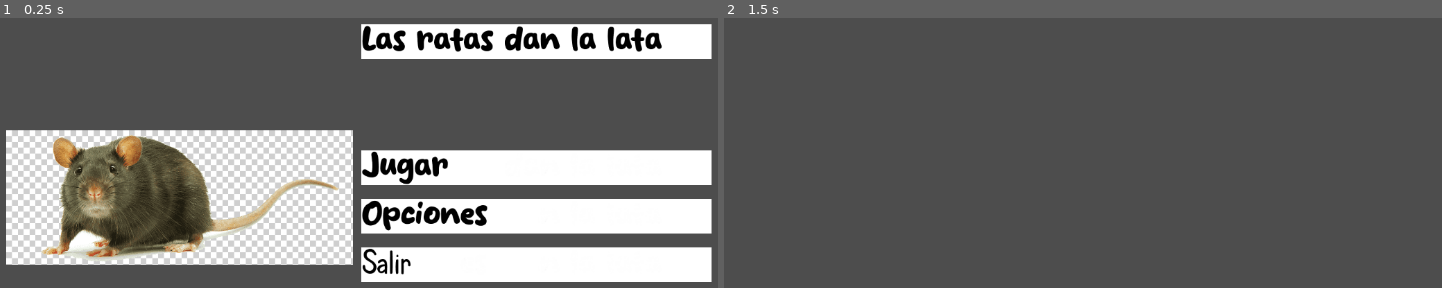
Above: before the commit, frames 1-2 (left to right).
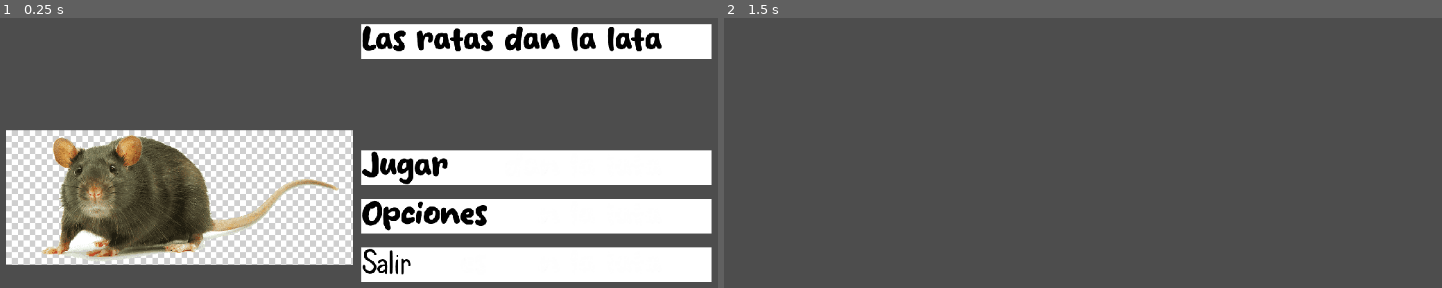
Above: after the commit, the same moments.

Repository: mamRobles/Las_ratas_dan_la_lata
Game: Godot game, scene res://MDI.tscn
Two runs of this game, one before a commit and one after it. Both use one fixed random seed, a clock stepped at 60 frames per second and the inputs below.
Inputs (mouse positions are in pixels of both pictures, inside the frame that each line leads up to):
- Up to frame 1 (0.25 s): no input
- Up to frame 2 (1.5 s): click (1262, 166) at 0.5 s; tap Enter (ui_accept) at 1.25, 1.35 s; hold Right (UI_derecha, bound only after the commit) from 1.28 s (still down)

The runs differ from the first frame. In frame 1, 0.6% of the frame differs, in the area x 6-93%, y 2-95%; in frame 2, nothing differs.

Commit message:
Nodo jugador, con colisión, movimiento derecha/izquierda, salto (sin implementar la tecla de saltar), sprites animados de derecha, izquierda y parado. No tiene escondido/no escondido

Diff:
--- /dev/null
+++ b/MINI1_jugador.tscn
@@ -0,0 +1,104 @@
+[gd_scene load_steps=13 format=3 uid="uid://dm2tmk4shr1vx"]
+
+[ext_resource type="Texture2D" uid="uid://pi82mnverln7" path="res://Sprites/rat.png" id="1_nr0b5"]
+[ext_resource type="Script" uid="uid://cgkqfc4db1sn3" path="res://mini1_jugador.gd" id="1_p5gs6"]
+
+[sub_resource type="AtlasTexture" id="AtlasTexture_p5gs6"]
+atlas = ExtResource("1_nr0b5")
+region = Rect2(32, 32, 32, 32)
+
+[sub_resource type="AtlasTexture" id="AtlasTexture_kwwly"]
+atlas = ExtResource("1_nr0b5")
+region = Rect2(64, 32, 32, 32)
+
+[sub_resource type="AtlasTexture" id="AtlasTexture_0y2tf"]
+atlas = ExtResource("1_nr0b5")
+region = Rect2(0, 32, 32, 32)
+
+[sub_resource type="AtlasTexture" id="AtlasTexture_txs17"]
+atlas = ExtResource("1_nr0b5")
+region = Rect2(32, 96, 32, 32)
+
+[sub_resource type="AtlasTexture" id="AtlasTexture_m0l4f"]
+atlas = ExtResource("1_nr0b5")
+region = Rect2(0, 96, 32, 32)
+
+[sub_resource type="AtlasTexture" id="AtlasTexture_dfjcb"]
+atlas = ExtResource("1_nr0b5")
+region = Rect2(64, 96, 32, 32)
+
+[sub_resource type="AtlasTexture" id="AtlasTexture_f45f5"]
+atlas = ExtResource("1_nr0b5")
+region = Rect2(32, 32, 32, 32)
+
+[sub_resource type="AtlasTexture" id="AtlasTexture_mugjy"]
+atlas = ExtResource("1_nr0b5")
+region = Rect2(32, 96, 32, 32)
+
+[sub_resource type="SpriteFrames" id="SpriteFrames_f45f5"]
+animations = [{
+"frames": [{
+"duration": 1.0,
+"texture": SubResource("AtlasTexture_p5gs6")
+}, {
+"duration": 1.0,
+"texture": SubResource("AtlasTexture_kwwly")
+}, {
+"duration": 1.0,
+"texture": SubResource("AtlasTexture_p5gs6")
+}, {
+"duration": 1.0,
+"texture": SubResource("AtlasTexture_0y2tf")
+}],
+"loop": true,
+"name": &"derecha",
+"speed": 5.0
+}, {
+"frames": [{
+"duration": 1.0,
+"texture": SubResource("AtlasTexture_txs17")
+}, {
+"duration": 1.0,
+"texture": SubResource("AtlasTexture_m0l4f")
+}, {
+"duration": 1.0,
+"texture": SubResource("AtlasTexture_txs17")
+}, {
+"duration": 1.0,
+"texture": SubResource("AtlasTexture_dfjcb")
+}],
+"loop": true,
+"name": &"izquierda",
+"speed": 5.0
+}, {
+"frames": [{
+"duration": 1.0,
+"texture": SubResource("AtlasTexture_f45f5")
+}],
+"loop": true,
+"name": &"parado_derecha",
+"speed": 5.0
+}, {
+"frames": [{
+"duration": 1.0,
+"texture": SubResource("AtlasTexture_mugjy")
+}],
+"loop": true,
+"name": &"parado_izquierda",
+"speed": 5.0
+}]
+
+[sub_resource type="RectangleShape2D" id="RectangleShape2D_mugjy"]
+size = Vector2(16, 13)
+
+[node name="MINI1_Jugador" type="CharacterBody2D"]
+script = ExtResource("1_p5gs6")
+
+[node name="AnimatedSprite2D" type="AnimatedSprite2D" parent="."]
+position = Vector2(0, -9)
+sprite_frames = SubResource("SpriteFrames_f45f5")
+animation = &"parado_izquierda"
+
+[node name="CollisionShape2D" type="CollisionShape2D" parent="."]
+position = Vector2(1, -0.5)
+shape = SubResource("RectangleShape2D_mugjy")
--- /dev/null
+++ b/mini1_jugador.gd
@@ -0,0 +1,40 @@
+extends CharacterBody2D
+@onready var _animated_sprite = $AnimatedSprite2D
+@onready var accion =0 # sirve para saber si la última tecla pulsada es derecha o izquierda
+					   # y así definir la animación idle
+
+const SPEED = 300.0
+const JUMP_VELOCITY = -400.0
+
+func _physics_process(delta: float) -> void:
+	# Add the gravity.
+	if not is_on_floor():
+		velocity += get_gravity() * delta
+
+	# Handle jump.
+	if Input.is_action_just_pressed("ui_accept") and is_on_floor():
+		velocity.y = JUMP_VELOCITY
+
+	# Get the input direction and handle the movement/deceleration.
+	# As good practice, you should replace UI actions with custom gameplay actions.
+	var direction := Input.get_axis("UI_izquierda", "UI_derecha")
+	if direction:
+		velocity.x = direction * SPEED
+	else:
+		velocity.x = move_toward(velocity.x, 0, SPEED)
+
+	move_and_slide()
+
+
+func _process(_delta):
+	if Input.is_action_pressed("UI_derecha"):
+		accion=1
+		_animated_sprite.play("derecha")
+	else: if Input.is_action_pressed("UI_izquierda"):
+		accion=0
+		_animated_sprite.play("izquierda")
+	else:
+		if (accion):
+			_animated_sprite.play("parado_derecha")
+		else:
+			_animated_sprite.play("parado_izquierda")
--- a/project.godot
+++ b/project.godot
@@ -18,3 +18,22 @@
 [autoload]
 
 raiz="*res://raiz.gd"
+
+[input]
+
+UI_derecha={
+"deadzone": 0.2,
+"events": [Object(InputEventKey,"resource_local_to_scene":false,"resource_name":"","device":-1,"window_id":0,"alt_pressed":false,"shift_pressed":false,"ctrl_pressed":false,"meta_pressed":false,"pressed":false,"keycode":0,"physical_keycode":4194321,"key_label":0,"unicode":0,"location":0,"echo":false,"script":null)
+, Object(InputEventKey,"resource_local_to_scene":false,"resource_name":"","device":-1,"window_id":0,"alt_pressed":false,"shift_pressed":false,"ctrl_pressed":false,"meta_pressed":false,"pressed":false,"keycode":0,"physical_keycode":68,"key_label":0,"unicode":100,"location":0,"echo":false,"script":null)
+]
+}
+UI_izquierda={
+"deadzone": 0.2,
+"events": [Object(InputEventKey,"resource_local_to_scene":false,"resource_name":"","device":-1,"window_id":0,"alt_pressed":false,"shift_pressed":false,"ctrl_pressed":false,"meta_pressed":false,"pressed":false,"keycode":0,"physical_keycode":4194319,"key_label":0,"unicode":0,"location":0,"echo":false,"script":null)
+, Object(InputEventKey,"resource_local_to_scene":false,"resource_name":"","device":-1,"window_id":0,"alt_pressed":false,"shift_pressed":false,"ctrl_pressed":false,"meta_pressed":false,"pressed":false,"keycode":0,"physical_keycode":65,"key_label":0,"unicode":97,"location":0,"echo":false,"script":null)
+]
+}
+
+[rendering]
+
+textures/canvas_textures/default_texture_filter=0
Binary file added: Sprites/mouse.png
Not shown, added: Sprites/mouse.png.import
Binary file added: Sprites/rat.png
Not shown, added: Sprites/rat.png.import
Not shown, added: mini1_jugador.gd.uid
Not shown, added: Sprites/rat.copy
